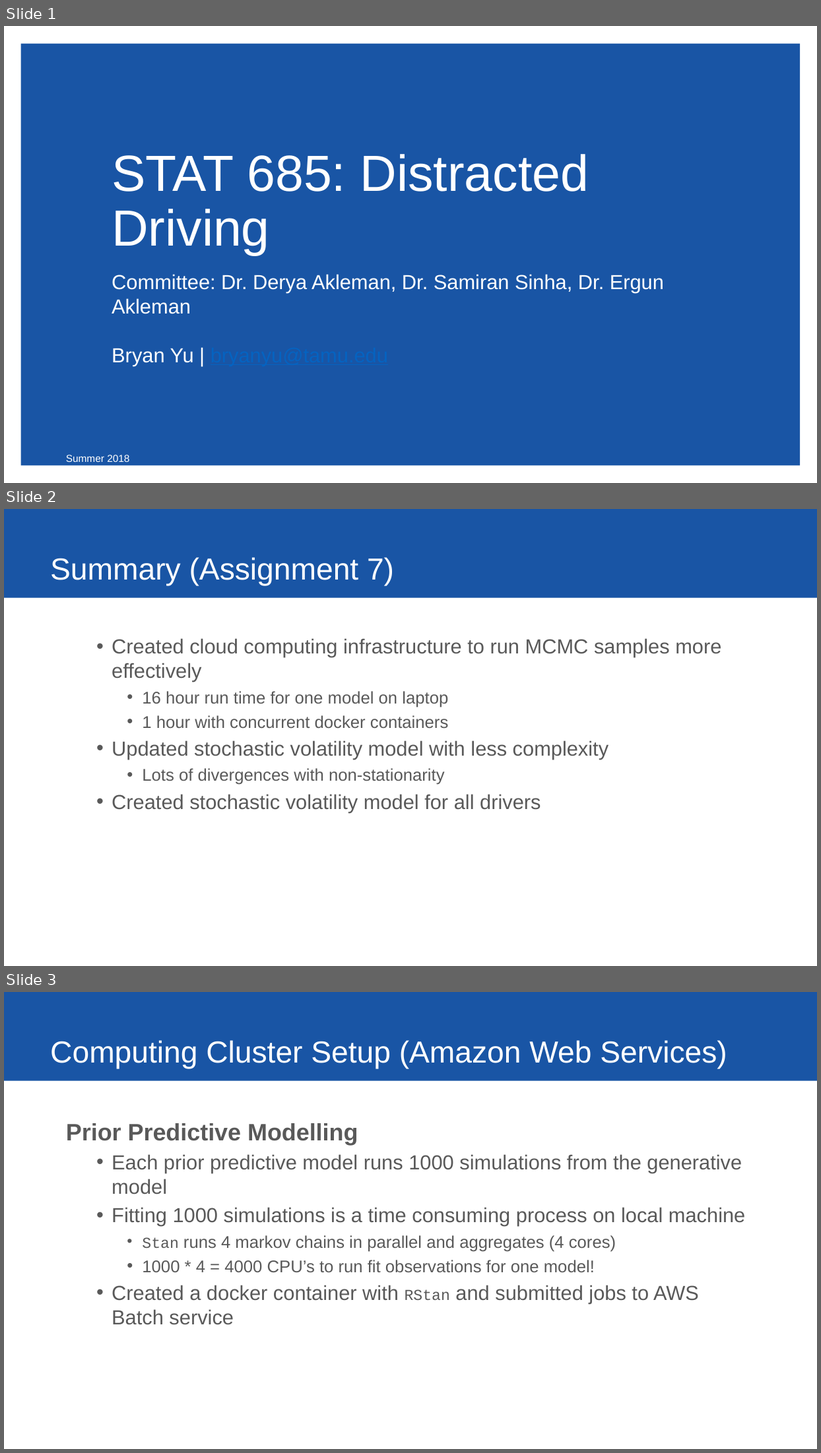
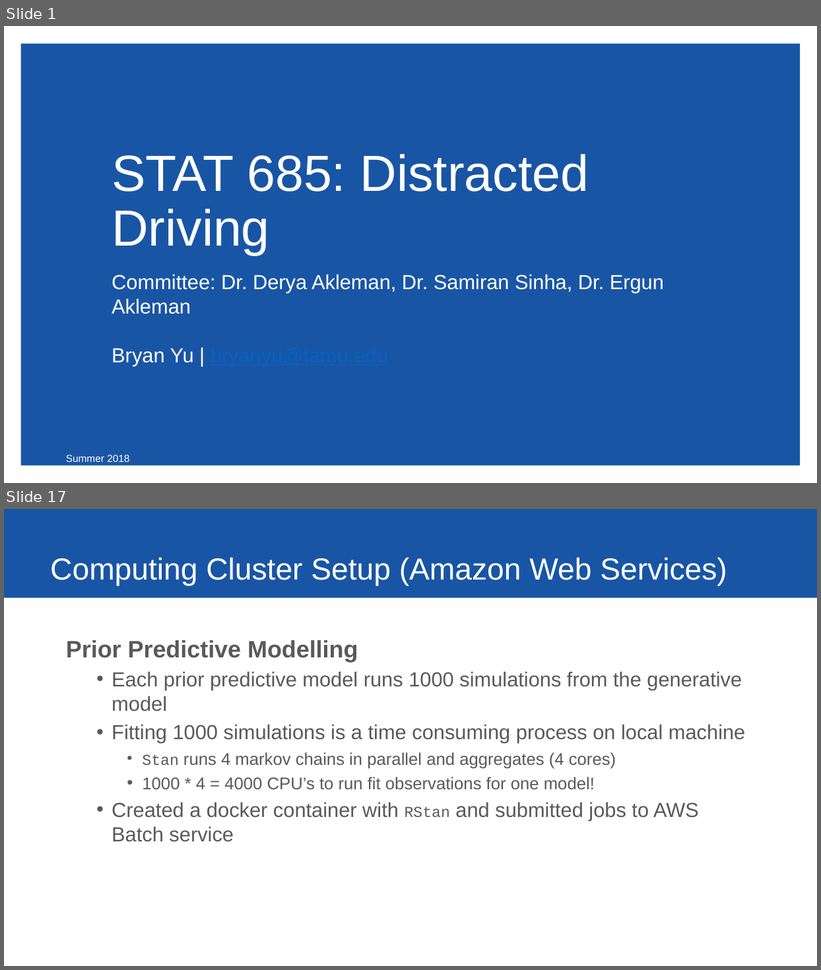
Before and after one commit to ybryan/stat685_distracted_driving, a slide deck: src/presentation/final_presentation.pptx. Shown one above the other, each under a label of ours: slides 1, 2 and 3 before the commit, slides 1 and 17 after it; the slides between them are not shown. The pictures are 821x1453 and 821x970 pixels, drawn with LibreOffice and Linux fonts; fonts in the diff are those of the drawing. Boxes give left, top, right and bottom in pixels: in the first picture for what was removed or moved away, otherwise in the second. Text is boxed around its words. In the diff, an @@ line names an element or a change of style, - is before the commit and + after.

```diff
--- a/src/presentation/final_presentation.pptx
+++ b/src/presentation/final_presentation.pptx
@@ slide 2 removed at [4,509,817,966], background #FFFFFF; not listed: 1 template element that a slide beside it also shows @@
@@ title removed at [50,557,394,586] @@
-Summary (Assignment 7)
@@ text removed at [112,638,721,813] @@
-  • Created cloud computing infrastructure to run MCMC samples more effectively
-    • 16 hour run time for one model on laptop
-    • 1 hour with concurrent docker containers
-  • Updated stochastic volatility model with less complexity
-    • Lots of divergences with non-stationarity
-  • Created stochastic volatility model for all drivers
@@ what was slide 3 is now slide 17 @@
```
Also in this commit, not shown: 8 slides changed, 8 slides added, 4 other files.
